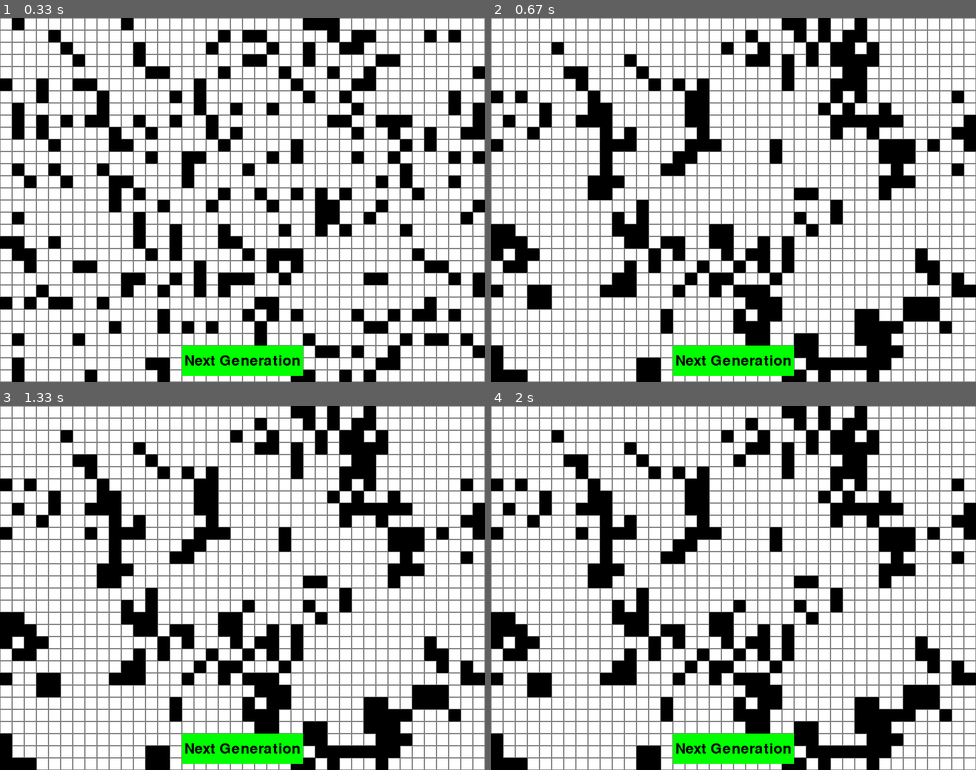
Above: before the commit, frames 1-4 (two rows, left to right).
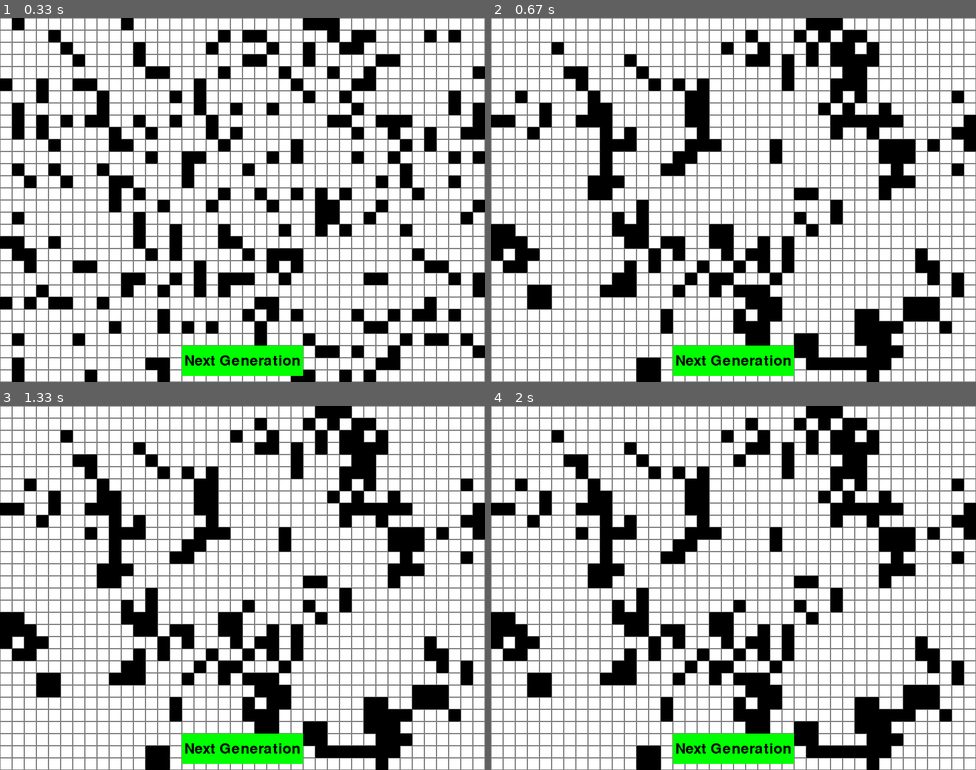
Above: after the commit, the same moments.

Repository: szdomzalski/design-patterns-sandbox
Game: pygame game, started from game-of-life/main.py
The game is run twice, just before and just after one commit, with the same random seed, the same clock (stepped at 60 frames per second) and the same inputs.
Inputs (mouse positions are in pixels of both pictures, inside the frame that each line leads up to):
- Up to frame 1 (0.33 s): no input
- Up to frame 2 (0.67 s): click "Next Generation" at 0.38 s
- Up to frame 3 (1.33 s): click (242, 609) at 0.72 s; click (92, 533) at 1.05 s
- Up to frame 4 (2 s): click (912, 715) at 1.38 s; click (743, 464) at 1.72 s

Frame 1 is identical in both runs. In frame 2, 1.5% of the frame differs, in the area x 0-100%, y 0-100%; in frame 3, 1.5%; in frame 4, 1.5%.

Commit message:
Used vector operation instead of looping through the matrix

Diff:
--- a/game-of-life/game_logic.py
+++ b/game-of-life/game_logic.py
@@ -1,5 +1,7 @@
 from abc import ABC, abstractmethod
 import numpy as np
+from scipy.signal import convolve2d
+
 
 class GameOfLifeRuleset(ABC):
     '''
@@ -16,6 +18,7 @@
         '''
         pass
 
+
 class ClassicGameOfLife(GameOfLifeRuleset):
     '''
     Classic Game of Life ruleset implementation.
@@ -27,20 +30,10 @@
         :param state: Current game state as a 2D numpy array.
         :return: Next generation as a 2D numpy array.
         '''
-        n_cells_x, n_cells_y = state.shape
-        new_state = np.copy(state)
-        for y in range(n_cells_y):
-            for x in range(n_cells_x):
-                n_neighbors = state[(x - 1) % n_cells_x, (y - 1) % n_cells_y] + \
-                              state[(x)     % n_cells_x, (y - 1) % n_cells_y] + \
-                              state[(x + 1) % n_cells_x, (y - 1) % n_cells_y] + \
-                              state[(x - 1) % n_cells_x, (y)     % n_cells_y] + \
-                              state[(x + 1) % n_cells_x, (y)     % n_cells_y] + \
-                              state[(x - 1) % n_cells_x, (y + 1) % n_cells_y] + \
-                              state[(x)     % n_cells_x, (y + 1) % n_cells_y] + \
-                              state[(x + 1) % n_cells_x, (y + 1) % n_cells_y]
-                if state[x, y] == 1 and (n_neighbors < 2 or n_neighbors > 3):
-                    new_state[x, y] = 0
-                elif state[x, y] == 0 and n_neighbors == 3:
-                    new_state[x, y] = 1
-        return new_state
+        kernel = np.array([[1, 1, 1],
+                          [1, 0, 1],
+                          [1, 1, 1]])
+        neighbors = convolve2d(state, kernel, mode='same', boundary='fill', fillvalue=0)
+        birth = (state == 0) & (neighbors == 3)
+        survive = (state == 1) & ((neighbors == 2) | (neighbors == 3))
+        return np.where(birth | survive, 1, 0)
